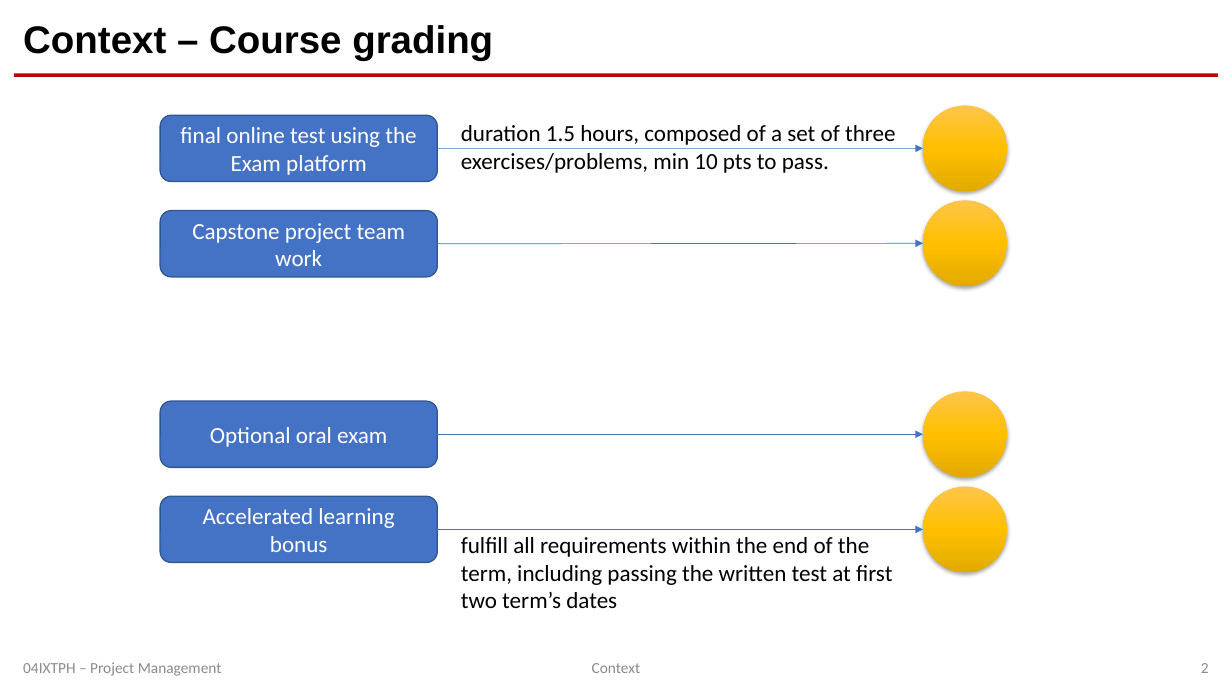
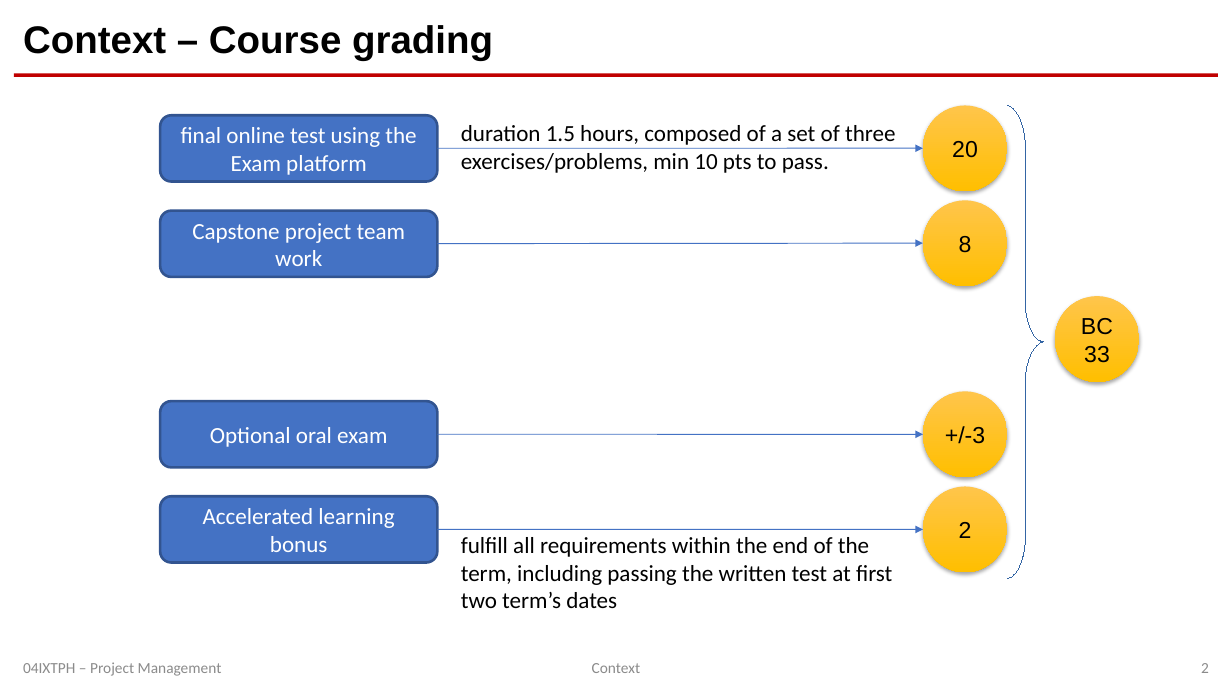
Before and after one commit to pm-lab-polito/pml-cpm-2021, a slide deck: slide 2 of Recap/8.1_Preparing_for_written_exam.pptx. Drawn at 1232x693 pixels with LibreOffice and Linux fonts; fonts in the diff are those of the drawing. Boxes give left, top, right and bottom in pixels: in the first picture for what was removed or moved away, otherwise in the second. Text is boxed around its words. In the diff, an @@ line names an element or a change of style, - is before the commit and + after.

Commit message:
edited 8-1 ppt

```diff
--- a/Recap/8.1_Preparing_for_written_exam.pptx
+++ b/Recap/8.1_Preparing_for_written_exam.pptx
@@ freeform shape added at box(1007, 105, 1043, 579), outline #3465A4 0 pt @@
@@ arrow removed from (437, 149) to (923, 149) @@
@@ freeform shape added at box(437, 148, 923, 148), outline #4472C4 0.75 pt @@
@@ text in ellipse at box(952, 141, 978, 158): text added @@
+20
@@ text in ellipse at box(959, 236, 972, 253): text added @@
+8
@@ arrow removed from (437, 244) to (923, 243) @@
@@ freeform shape added at box(437, 243, 923, 244), outline #4472C4 0.75 pt @@
@@ ellipse added at box(1055, 296, 1140, 382), fill gradient #FFC54B to #FFBF00, 18 pt, text #000000 @@
+BC
+33
@@ arrow removed from (437, 434) to (923, 434) @@
@@ freeform shape added at box(437, 434, 923, 434), outline #4472C4 0.75 pt @@
@@ text in ellipse at box(945, 426, 985, 444): text added @@
++/-3
@@ outline #325491 1 pt to #325490 2 pt in 4 elements at box(160, 116, 437, 182), box(160, 211, 437, 277), box(160, 401, 437, 468), box(160, 496, 437, 563) @@
@@ fill gradient #FFC64B to #FFC000 to #E3AB00 to gradient #FFC54B to #FFBF00 in 4 elements at box(923, 105, 1007, 191), box(923, 201, 1007, 287), box(923, 392, 1007, 478), box(923, 486, 1007, 572) @@
@@ arrow removed from (437, 530) to (923, 530) @@
@@ freeform shape added at box(437, 530, 923, 530), outline #4472C4 0.75 pt @@
@@ text in ellipse at box(959, 522, 972, 538): text added @@
+2
@@ text "04IXTPH – Project Management" at box(23, 662, 222, 676): text colour #8C8C8C to #8B8B8B @@
```
Also in this commit, not shown: 19 other slides changed.
